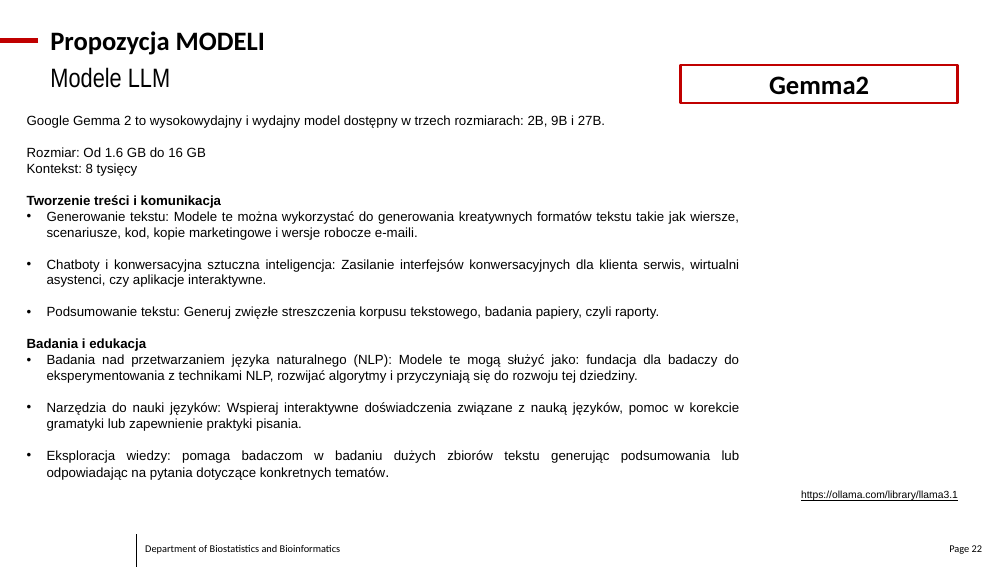
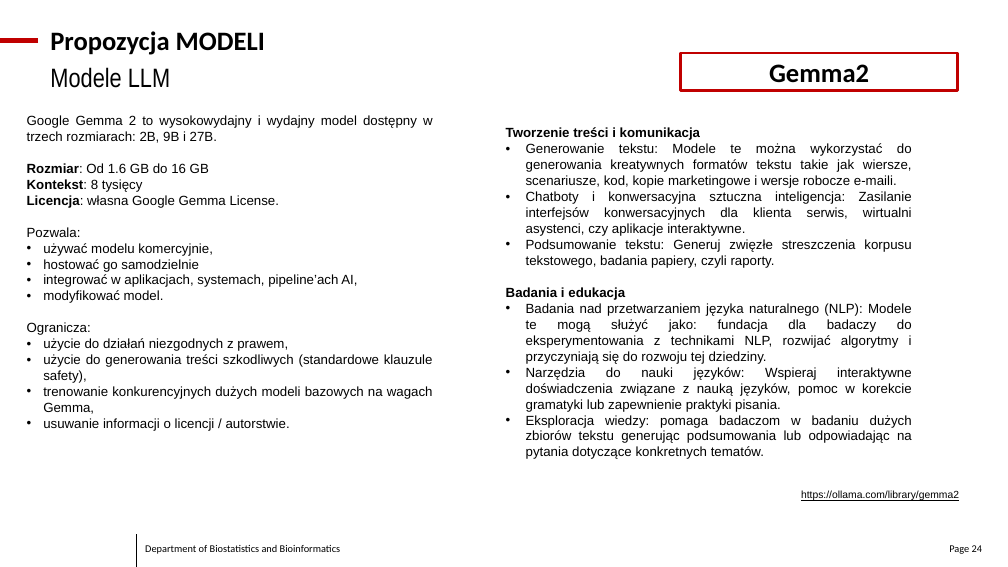
Before and after one commit to dn-dab-nio/ClinicalGuidelineSummary, a slide deck: slide 24 of raport_LLM.pptx (slide 22 before the commit). Drawn at 1008x567 pixels with LibreOffice and Linux fonts; fonts in the diff are those of the drawing; background and template pictures are left out. Boxes give left, top, right and bottom in pixels: in the first picture for what was removed or moved away, otherwise in the second. Text is boxed around its words. In the diff, an @@ line names an element or a change of style, - is before the commit and + after.

```diff
--- a/raport_LLM.pptx
+++ b/raport_LLM.pptx
@@ rectangle "Gemma2": place and size @@
-rectangle "Gemma2" at [681,65,958,103]
+rectangle "Gemma2" at [681,53,958,90]
@@ text added at [506,127,912,459], 18 pt, text #000000 @@
+Tworzenie treści i komunikacja
+• Generowanie tekstu: Modele te można wykorzystać do generowania kreatywnych formatów tekstu takie jak wiersze, scenariusze, kod, kopie marketingowe i wersje robocze e-maili.
+• Chatboty i konwersacyjna sztuczna inteligencja: Zasilanie interfejsów konwersacyjnych dla klienta serwis, wirtualni asystenci, czy aplikacje interaktywne.
+• Podsumowanie tekstu: Generuj zwięzłe streszczenia korpusu tekstowego, badania papiery, czyli raporty.
+Badania i edukacja
+• Badania nad przetwarzaniem języka naturalnego (NLP): Modele te mogą służyć jako: fundacja dla badaczy do eksperymentowania z technikami NLP, rozwijać algorytmy i przyczyniają się do rozwoju tej dziedziny.
+• Narzędzia do nauki języków: Wspieraj interaktywne doświadczenia związane z nauką języków, pomoc w korekcie gramatyki lub zapewnienie praktyki pisania.
+• Eksploracja wiedzy: pomaga badaczom w badaniu dużych zbiorów tekstu generując podsumowania lub odpowiadając na pytania dotyczące konkretnych tematów.
@@ text at [27,163,209,192]: bold on in "Rozmiar:", "Kontekst:" @@
@@ text at [27,195,433,431]: text changed @@
-Tworzenie treści i komunikacja
-• Generowanie tekstu: Modele te można wykorzystać do generowania kreatywnych formatów tekstu takie jak wiersze, scenariusze, kod, kopie marketingowe i wersje robocze e-maili.
-• Chatboty i konwersacyjna sztuczna inteligencja: Zasilanie interfejsów konwersacyjnych dla klienta serwis, wirtualni asystenci, czy aplikacje interaktywne.
-• Podsumowanie tekstu: Generuj zwięzłe streszczenia korpusu tekstowego, badania papiery, czyli raporty.
-Badania i edukacja
-• Badania nad przetwarzaniem języka naturalnego (NLP): Modele te mogą służyć jako: fundacja dla badaczy do eksperymentowania z technikami NLP, rozwijać algorytmy i przyczyniają się do rozwoju tej dziedziny.
-• Narzędzia do nauki języków: Wspieraj interaktywne doświadczenia związane z nauką języków, pomoc w korekcie gramatyki lub zapewnienie praktyki pisania.
-• Eksploracja wiedzy: pomaga badaczom w badaniu dużych zbiorów tekstu generując podsumowania lub odpowiadając na pytania dotyczące konkretnych tematów.
+Licencja: własna Google Gemma License.
+Pozwala:
+• używać modelu komercyjnie,
+• hostować go samodzielnie
+• integrować w aplikacjach, systemach, pipeline’ach AI,
+• modyfikować model.
+Ogranicza:
+• użycie do działań niezgodnych z prawem,
+• użycie do generowania treści szkodliwych (standardowe klauzule safety),
+• trenowanie konkurencyjnych dużych modeli bazowych na wagach Gemma,
+• usuwanie informacji o licencji / autorstwie.
@@ text at [801,490,959,501]: text changed @@
-https://ollama.com/library/llama3.1
+https://ollama.com/library/gemma2
@@ page number at [949,545,982,554]: text changed @@
-Page 22
+Page 24
```
Also in this commit, not shown: 4 other slides changed, 4 slides added, 1 slide removed.
